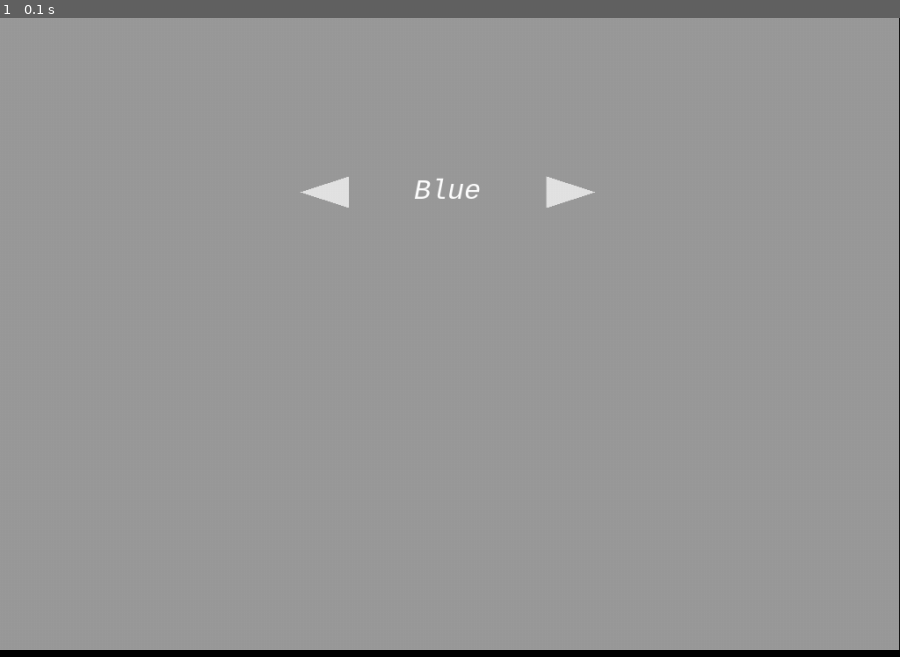
Above: before the commit, frame 1.
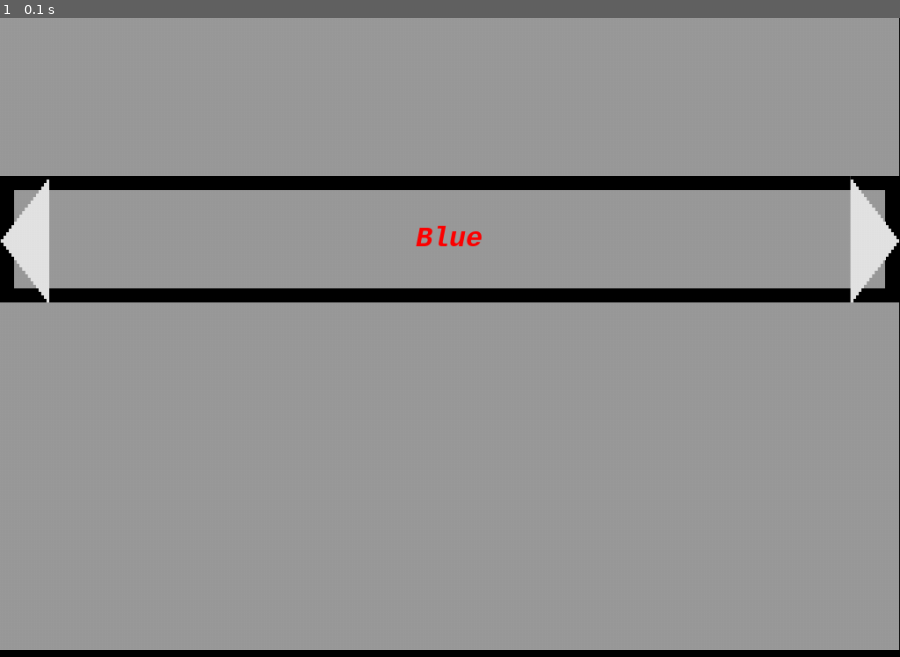
Above: after the commit, the same moment.

Repository: EricsonWillians/PyGameWidgets
Game: pygame game, started from examples/option_chooser.py
Two runs of this game, one before a commit and one after it. Both use one fixed random seed, a clock stepped at 60 frames per second and the inputs below.
Inputs:
- Up to frame 1 (0.1 s): no input

The runs differ from the first frame. In frame 1, 6.3% of the frame differs, in the area x 0-100%, y 24-45%.

Commit message:
set_span issue on OptionChooser fixed.

Diff:
--- a/examples/option_chooser.py
+++ b/examples/option_chooser.py
@@ -19,7 +19,11 @@
 if __name__ == "__main__":
 	panel = widgets.Panel(core.Grid((3, 20), (WINDOW_WIDTH, WINDOW_HEIGHT)), None, None, (0, 0))
 	panel.set_color((155, 155, 155, 255))
-	opt = widgets.OptionChooser(panel, (1, 5), ["Blue", "Orange", "Black", "White", "Red"])
+	opt = widgets.OptionChooser(panel, (0, 5), ["Blue", "Orange", "Black", "White", "Red"])
+	opt.set_span((2, 3))
+	opt.set_border(core.BLACK, 16)
+	opt.text_color = core.RED
+	opt.bold = True
 	opt.italic = True
 	opt.update_text()
 
--- a/widgets.py
+++ b/widgets.py
@@ -62,6 +62,10 @@
 			pygame.image.load(path),
 			(self.dimensions[0], self.dimensions[1])
 		)
+
+	def set_image_dimensions(self, d):
+		if self.image:
+			self.image = pygame.transform.scale(self.image, d)
 
 	def set_border(self, color, width=8):
 		if width == 0: raise Exception("Border width cannot be 0, otherwise it will eclipse the underlying rect.")
@@ -405,19 +409,13 @@
 		else:
 			self.visual_states[1].draw(surface)
 
-class OptionChooser(PanelSpecific):
+class OptionChooser(Panel):
 
 	def __init__(self, parent, position_in_grid, values=[]):
-		PanelSpecific.__init__(self, parent, position_in_grid)
-		self.panel = Panel(
-			core.Grid((6, 1),
-			(parent.get_cell_width(), parent.get_cell_height())),
-			None,
-			None,
-			(parent.x_positions[position_in_grid[0]], parent.y_positions[position_in_grid[1]])
-		)
-		self.panel.set_color(core.TRANSPARENT)
-		self.previous_button = RectButton(self.panel, (0, 0))
+		Panel.__init__(self, core.Grid((6, 1), (parent.get_cell_width(), parent.get_cell_height())), parent=parent, position_in_grid=position_in_grid, pos=None)
+		# self.set_color(core.TRANSPARENT)
+
+		self.previous_button = RectButton(self, (0, 0))
 		self.previous_button.set_color(core.TRANSPARENT)
 		self.previous_button.set_image(os.path.join(os.path.dirname(os.path.abspath(__file__)), "gfx/gray_arrow_0.png"))
 		self.values = values
@@ -431,13 +429,12 @@
 		self.font_name = "monospace"
 		self.bold = False
 		self.italic = False
-		self.label = TextLabel(self.panel, (0, 0), core.Text(self.current_value))
+		self.label = TextLabel(self, (0, 0), core.Text(self.current_value))
 		self.label.set_span((5, 0))
 		self.label.set_color(core.TRANSPARENT)
-		self.forward_button = RectButton(self.panel, (5, 0))
+		self.forward_button = RectButton(self, (5, 0))
 		self.forward_button.set_color(core.TRANSPARENT)
 		self.forward_button.set_image(os.path.join(os.path.dirname(os.path.abspath(__file__)), "gfx/gray_arrow_1.png"))
-
 
 	def update_text(self):
 		self.text = core.Text(
@@ -472,10 +469,40 @@
 		self.previous_button.on_click(e, lambda: self.previous())
 		self.forward_button.on_click(e, lambda: self.forward())
 
+	def set_span(self, span):
+		self.span = [span[0]+1, span[1]+1]
+		self.span_w = sum([self.dimensions[0] for w in range(self.span[0])])
+		self.span_h = sum([self.dimensions[1] for h in range(self.span[1])])
+		self.dimensions = [
+			self.span_w,
+			self.span_h
+		]
+		self.label.pos = [
+			self.pos[0] + ((self.span_w / 2) - (self.label.dimensions[0] / 2)),
+			self.pos[1] + ((self.span_h / 2) - (self.label.dimensions[1] / 2))
+		]
+		self.forward_button.pos = [
+			self.pos[0] + (self.span_w - self.forward_button.dimensions[0]),
+			self.pos[1]
+		]
+		if self.previous_button.image:
+			self.previous_button.set_image_dimensions((
+				self.previous_button.dimensions[0],
+				self.span_h
+			))
+		else:
+			self.previous_button.pos[1] = (self.span_h - self.previous_button.dimensions[1])
+		if self.forward_button.image:
+			self.forward_button.set_image_dimensions((
+				self.forward_button.dimensions[0],
+				self.span_h
+			))
+		else:
+			self.forward_button.pos[1] = (self.span_h - self.forward_button.dimensions[1])
+
 	def draw(self, surface):
 		if hasattr(self, "image"): self.draw_image(surface)
 		if hasattr(self, "border"): self.border.draw(surface)
-		self.panel.draw(surface)
 		self.label.draw(surface)
 		self.previous_button.draw(surface)
 		self.forward_button.draw(surface)
